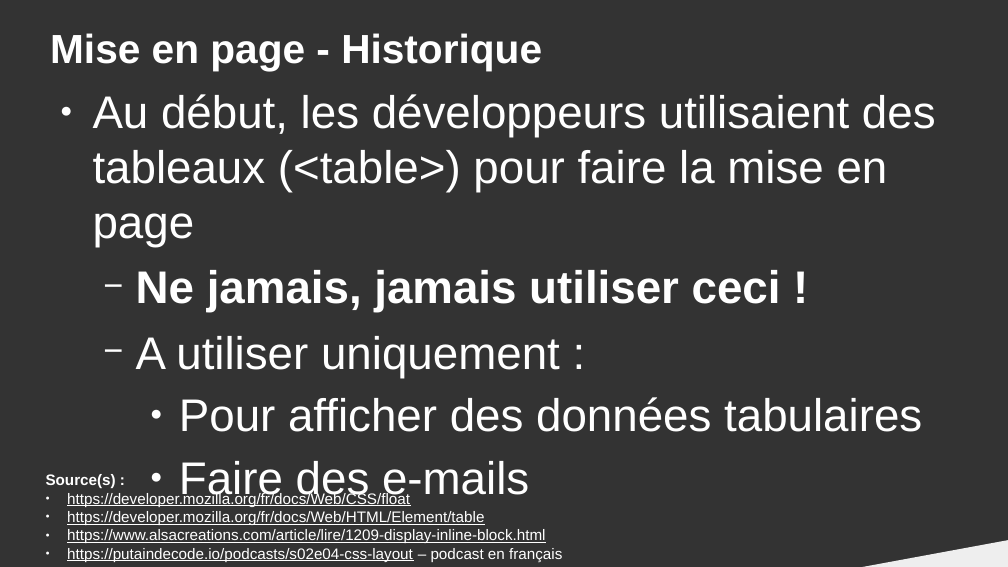
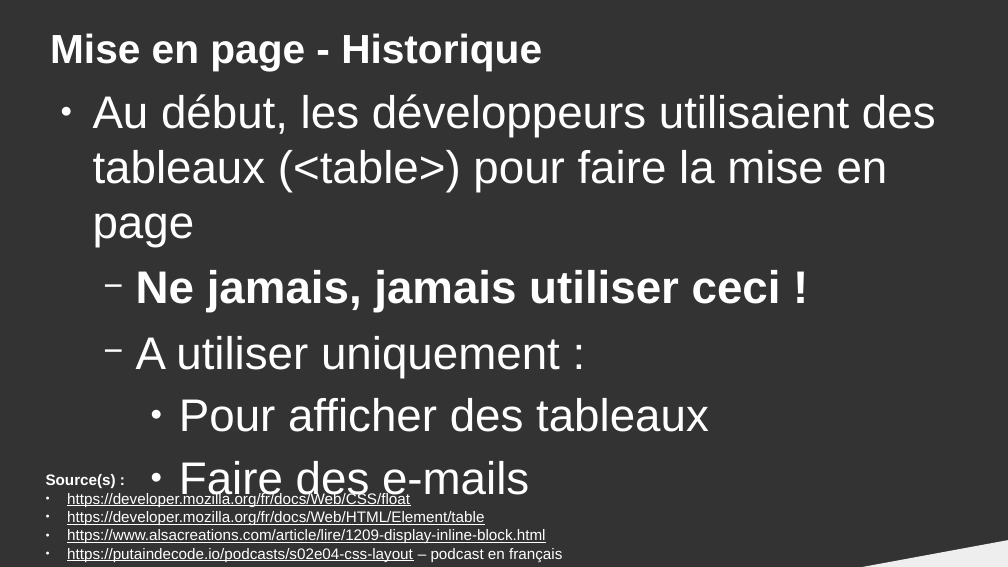
Before and after one commit to DanYellow/cours, a slide deck: slide 6 of integration-web-s1/travaux-pratiques/numero-8/presentation.odp. Drawn at 1008x567 pixels with LibreOffice and Linux fonts; fonts in the diff are those of the drawing. Boxes give left, top, right and bottom in pixels: in the first picture for what was removed or moved away, otherwise in the second. Text is boxed around its words. In the diff, an @@ line names an element or a change of style, - is before the commit and + after.

```diff
--- a/integration-web-s1/travaux-pratiques/numero-8/presentation.odp
+++ b/integration-web-s1/travaux-pratiques/numero-8/presentation.odp
@@ text at (x1=179, y1=398, x2=709, y2=432): text changed @@
-    ● Pour afficher des données tabulaires
+    ● Pour afficher des tableaux
```
Also in this commit, not shown: 3 other slides changed, 1 slide added, 1 slide removed, 2 other files.
